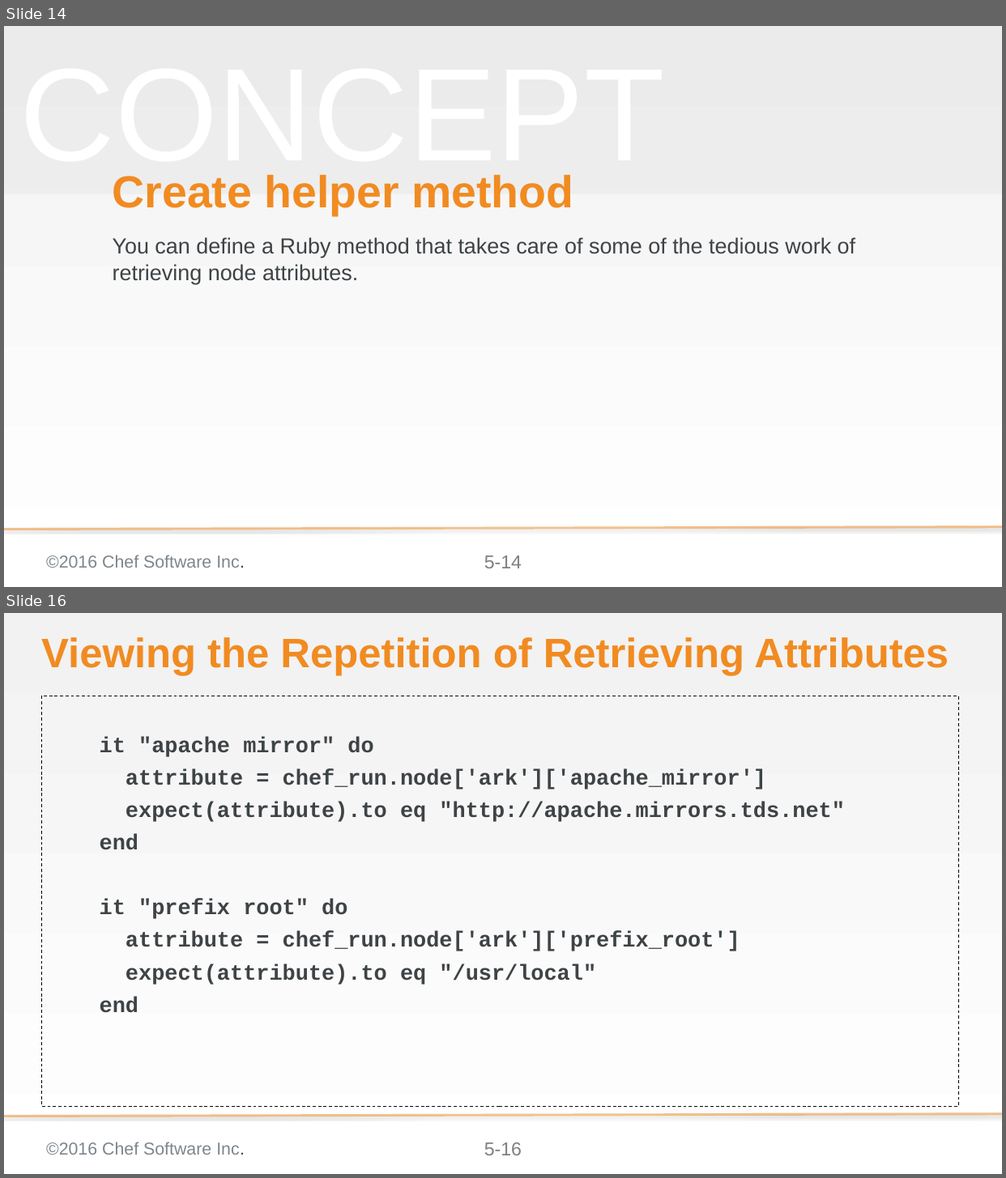
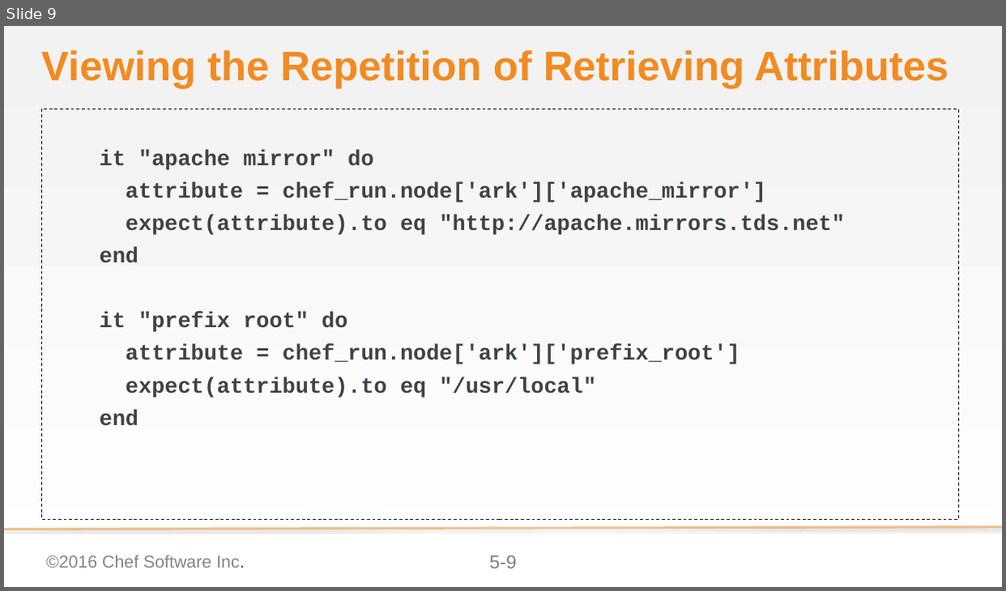
Before and after one commit to chef-training/elegant_tests, a slide deck: 05-def_method.pptx. Shown one above the other, each under a label of ours: slides 14 and 16 before the commit, slide 9 after it; the slides between them are not shown. The pictures are 1006x1178 and 1006x591 pixels, drawn with LibreOffice and Linux fonts; fonts in the diff are those of the drawing; background and template pictures are left out. Boxes give left, top, right and bottom in pixels: in the first picture for what was removed or moved away, otherwise in the second. Text is boxed around its words. In the diff, an @@ line names an element or a change of style, - is before the commit and + after.

```diff
--- a/05-def_method.pptx
+++ b/05-def_method.pptx
@@ slide 14 removed at (4,26,1002,587), background gradient #F2F2F2 to #FFFFFF; not listed: 3 template elements that a slide beside it also shows @@
@@ rectangle removed at (4,26,1002,194) @@
@@ text removed at (20,175,665,184) @@
-CONCEPT
@@ title removed at (113,175,573,216) @@
-Create helper method
@@ subtitle removed at (113,237,855,284) @@
-You can define a Ruby method that takes care of some of the tedious work of retrieving node attributes.
@@ what was slide 16 is now slide 9 @@
@@ page number at (489,556,516,569): text changed @@
-5-16
+5-9
```
Also in this commit, not shown: 1 slide added, 7 other slides removed.
